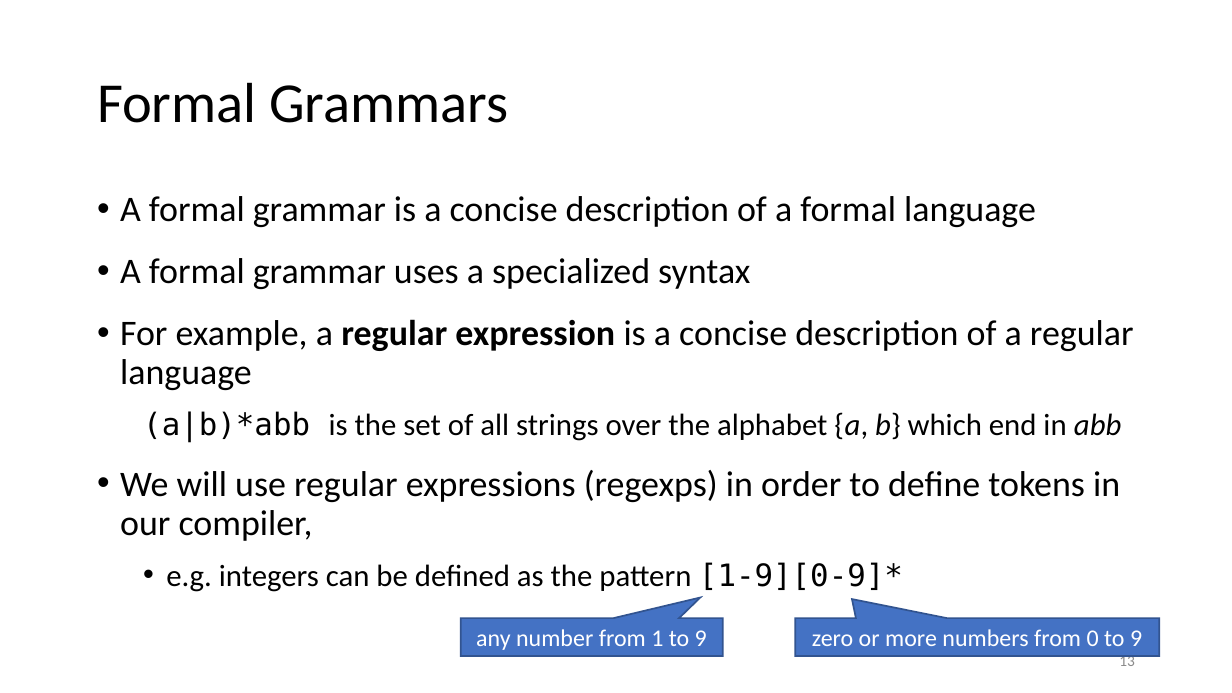
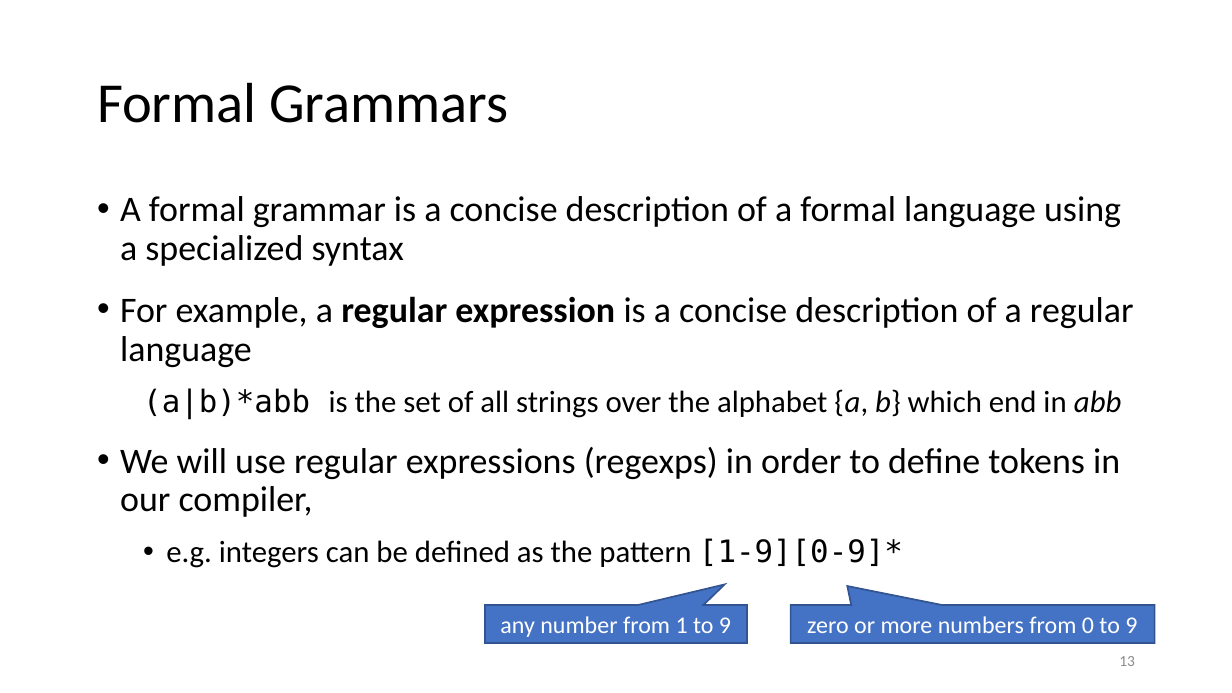
Before and after one commit to anoopsarkar/compilers-class, a slide deck: slide 13 of assets/ppt/lex/lex1-regexp-intro.pptx. Drawn at 1232x693 pixels with LibreOffice and Linux fonts; fonts in the diff are those of the drawing. Boxes give left, top, right and bottom in pixels: in the first picture for what was removed or moved away, otherwise in the second. Text is boxed around its words. In the diff, an @@ line names an element or a change of style, - is before the commit and + after.

```diff
--- a/assets/ppt/lex/lex1-regexp-intro.pptx
+++ b/assets/ppt/lex/lex1-regexp-intro.pptx
@@ text at [120, 196, 1121, 266]: text changed @@
-• A formal grammar is a concise description of a formal language
-• A formal grammar uses a specialized syntax
+• A formal grammar is a concise description of a formal language using a specialized syntax
@@ speech box "any number from 1 to ...": place and size @@
-speech box "any number from 1 to ..." at [461, 618, 723, 657]
+speech box "any number from 1 to ..." at [485, 605, 748, 643]
@@ speech box "zero or more numbers from ...": place and size @@
-speech box "zero or more numbers from ..." at [796, 618, 1159, 657]
+speech box "zero or more numbers from ..." at [791, 605, 1154, 643]
```
Also in this commit, not shown: 12 other slides changed, 1 other file.
